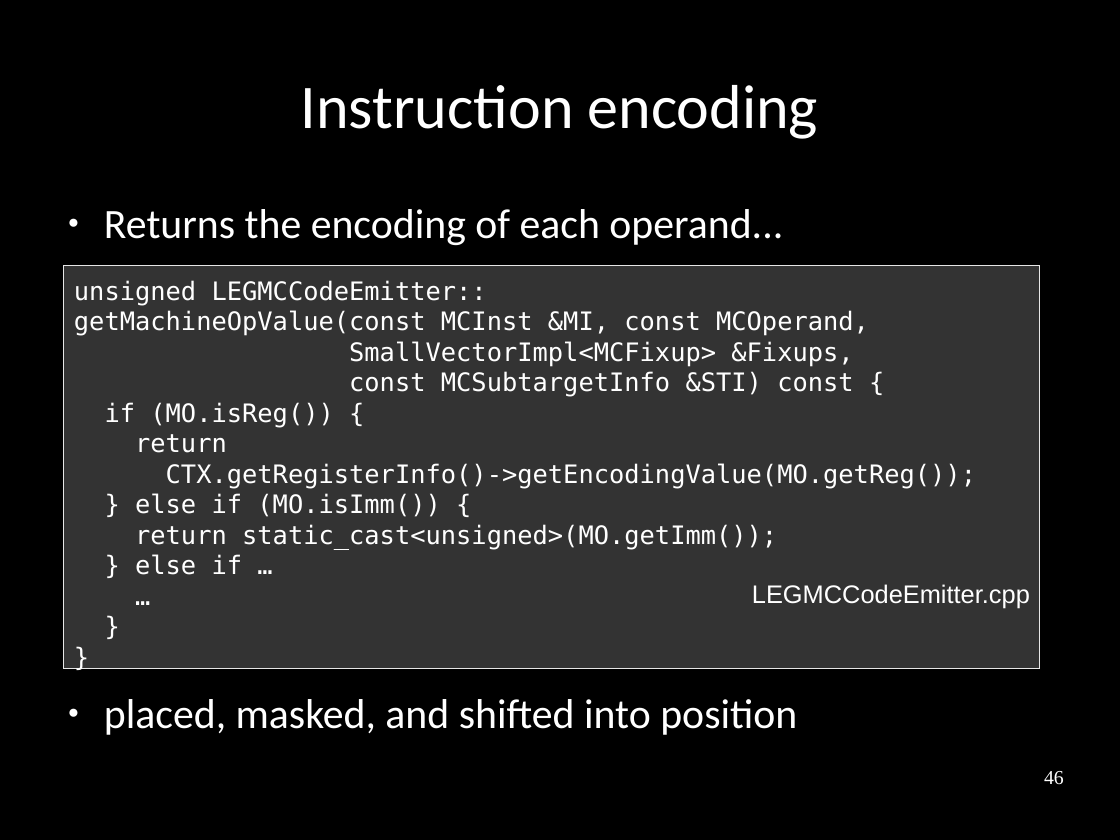
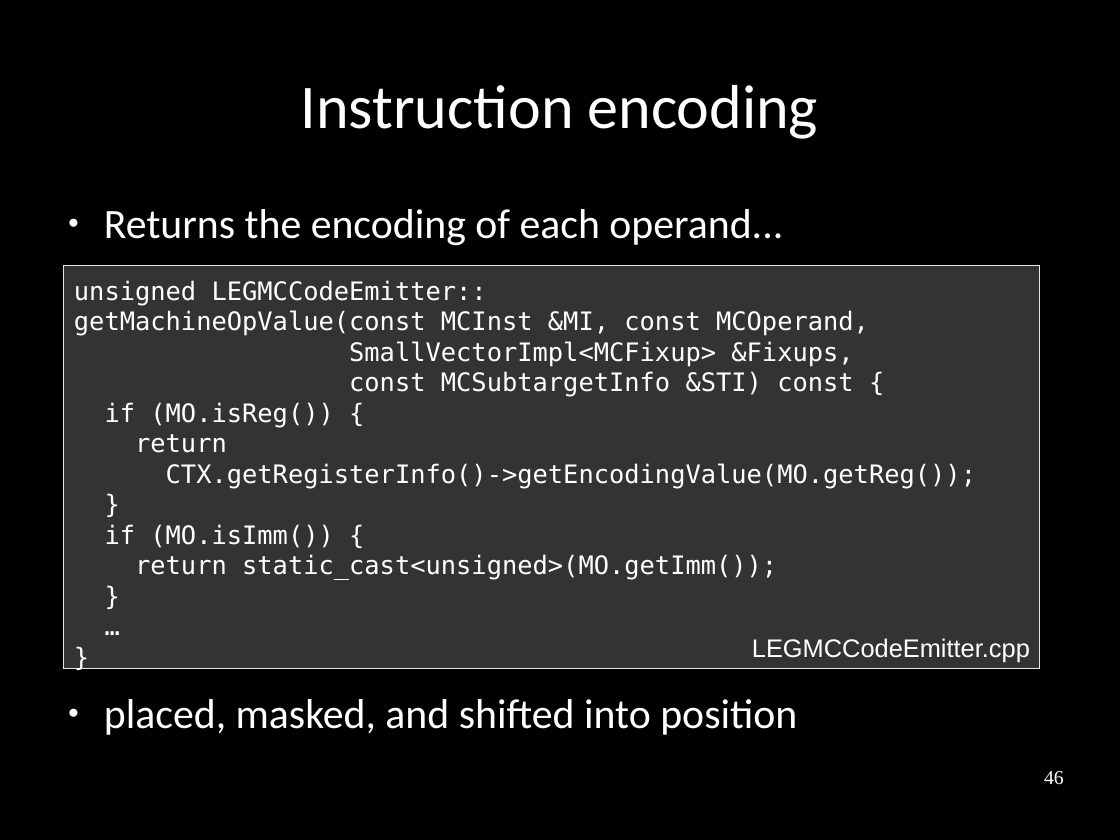
Before and after one commit to frasercrmck/llvm-leg, a slide deck: slide 46 of docs/Codeplay/Slides.odp. Drawn at 1120x840 pixels with LibreOffice and Linux fonts; fonts in the diff are those of the drawing. Boxes give left, top, right and bottom in pixels: in the first picture for what was removed or moved away, otherwise in the second. Text is boxed around its words. In the diff, an @@ line names an element or a change of style, - is before the commit and + after.

```diff
--- a/docs/Codeplay/Slides.odp
+++ b/docs/Codeplay/Slides.odp
@@ text in rectangle at [64,265,1041,669]: paragraph removed @@
-}
@@ text in rectangle at [105,524,777,580]: text changed @@
-} else if (MO.isImm()) {
-return static_cast<unsigned>(MO.getImm());
-} else if …
+}
+if (MO.isImm()) {
+return static_cast<unsigned>(MO.getImm());
+}
@@ text "LEGMCCodeEmitter.cpp": place and size @@
-text "LEGMCCodeEmitter.cpp" at [752,584,1030,608]
+text "LEGMCCodeEmitter.cpp" at [752,638,1030,662]
```
Also in this commit, not shown: 2 other slides changed, 1 other file.
